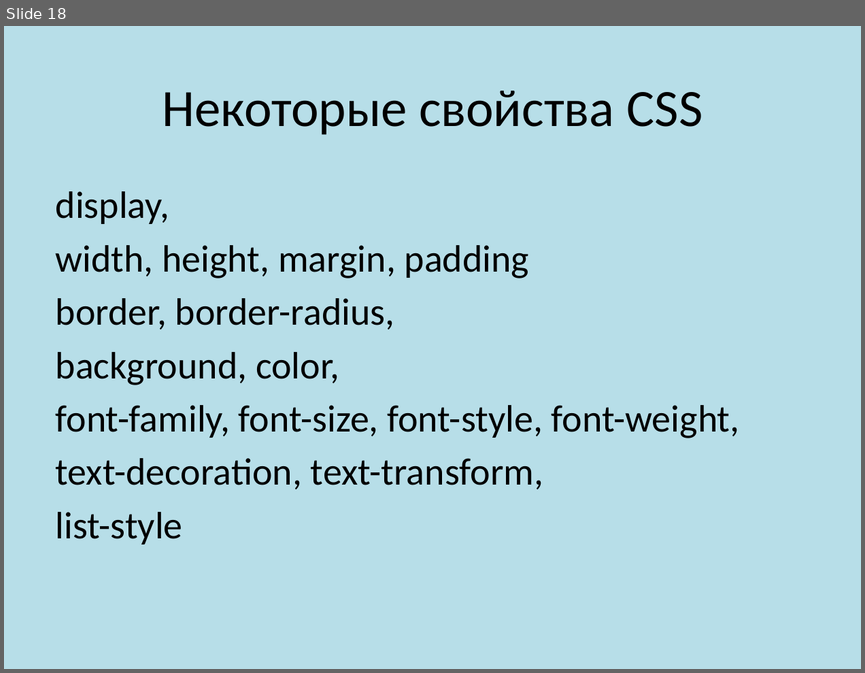
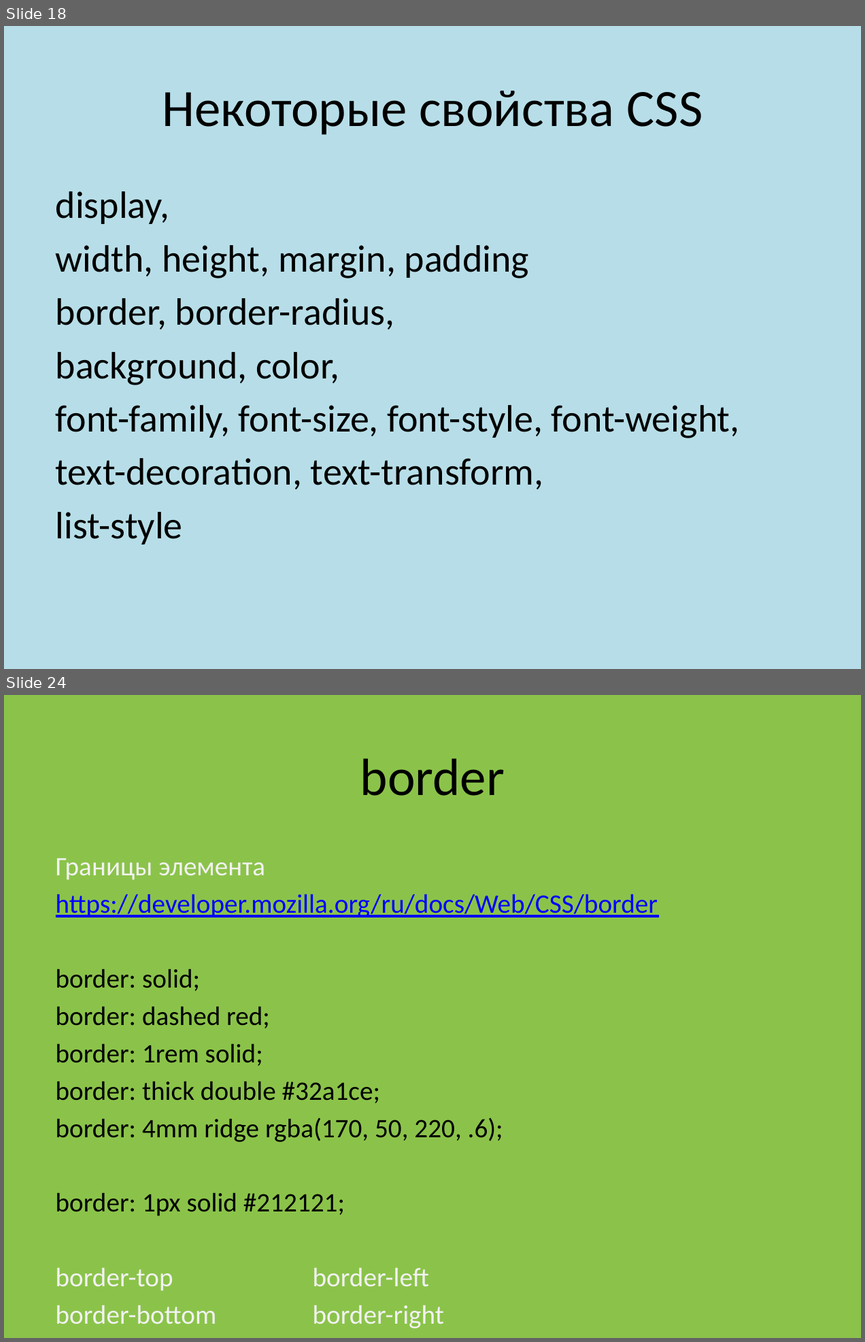
Before and after one commit to fedyashev/course-frontend-group-2, a slide deck: 00-presentation/Frontend 102.pptx. Shown one above the other, each under a label of ours: slide 18 before the commit, slides 18 and 24 after it; the slides between them are not shown. The pictures are 865x673 and 865x1342 pixels, drawn with LibreOffice and Linux fonts; fonts in the diff are those of the drawing. Boxes give left, top, right and bottom in pixels: in the first picture for what was removed or moved away, otherwise in the second. Text is boxed around its words. In the diff, an @@ line names an element or a change of style, - is before the commit and + after.

```diff
--- a/00-presentation/Frontend 102.pptx
+++ b/00-presentation/Frontend 102.pptx
@@ slide 24 added at [4, 695, 861, 1338], background #8BC34A @@
@@ title added at [360, 758, 504, 796], 44 pt, text #000000 @@
+border
@@ text added at [56, 858, 657, 1328], 22.4 pt, text #000000 @@
+Границы элемента
+https://developer.mozilla.org/ru/docs/Web/CSS/border
+border: solid;
+border: dashed red;
+border: 1rem solid;
+border: thick double #32a1ce;
+border: 4mm ridge rgba(170, 50, 220, .6);
+border: 1px solid #212121;
+border-top border-left
+border-bottom border-right
```
Also in this commit, not shown: 6 slides changed, 7 other slides added, 13 other files.
